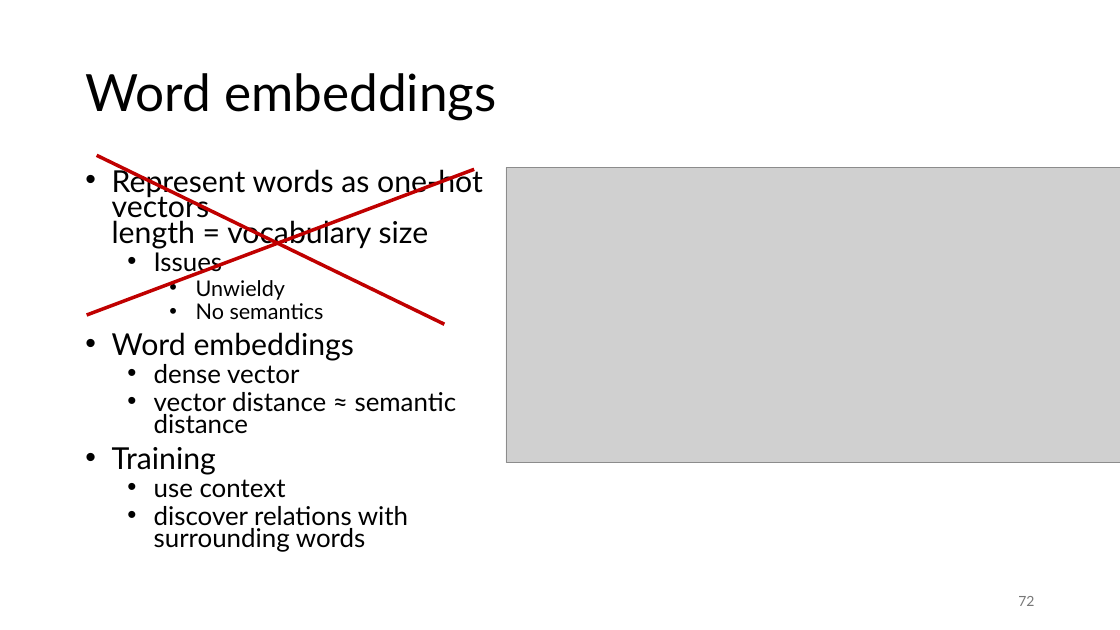
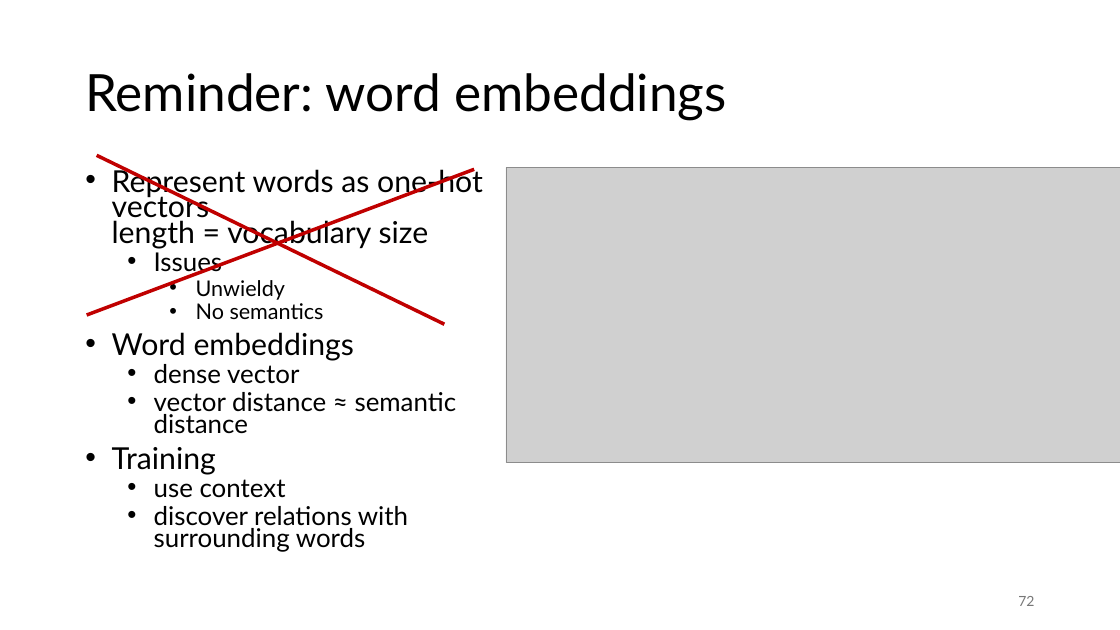
Before and after one commit to gjbex/Deploying-LLMs-locally, a slide deck: slide 72 of local_LLMs.pptx. Drawn at 1120x630 pixels with LibreOffice and Linux fonts; fonts in the diff are those of the drawing; grey boxes stand for pictures. Boxes give left, top, right and bottom in pixels: in the first picture for what was removed or moved away, otherwise in the second. Text is boxed around its words. In the diff, an @@ line names an element or a change of style, - is before the commit and + after.

```diff
--- a/local_LLMs.pptx
+++ b/local_LLMs.pptx
@@ title at box(85, 73, 726, 120): text changed @@
-Word embeddings
+Reminder: word embeddings
```
Also in this commit, not shown: 2 other slides changed, 1 slide added.
